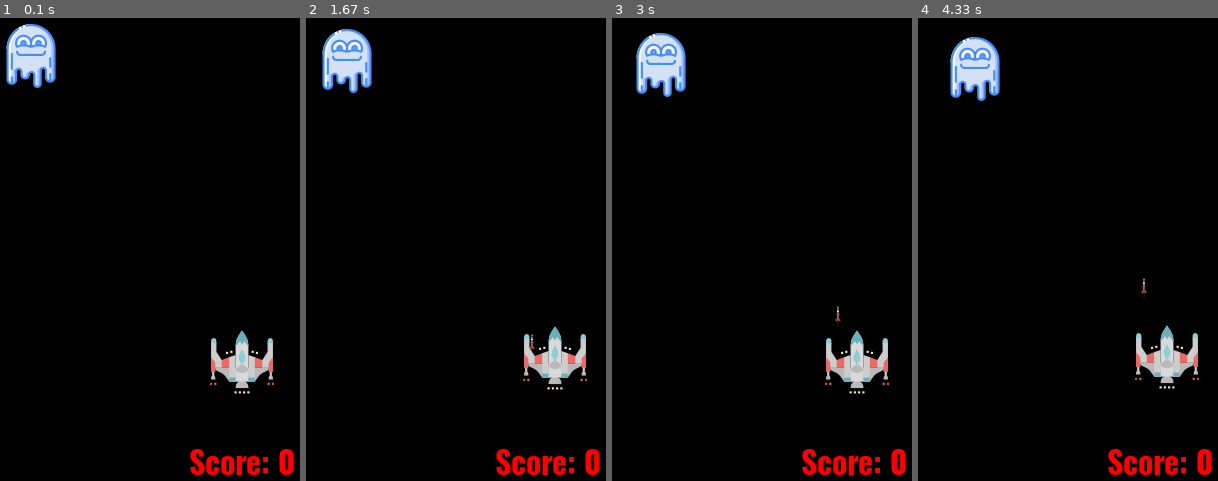
Above: before the commit, frames 1-4 (left to right).
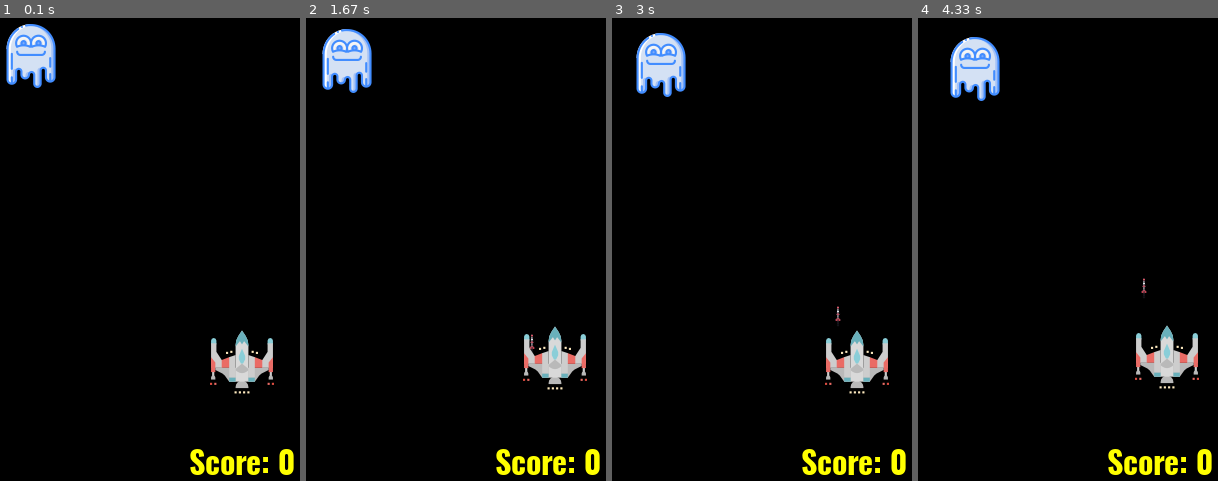
Above: after the commit, the same moments.

Repository: jiricodes/pygame_tests
Game: pygame game, started from space_invaders/space_invader.py
Two runs of this game, one before a commit and one after it. Both use one fixed random seed, a clock stepped at 60 frames per second and the inputs below.
Inputs:
- Up to frame 1 (0.1 s): no input
- Up to frame 2 (1.67 s): tap Space at 0.33, 0.73, 1.03, 1.23, 1.57 s; hold Right 0.67-1.13 s; hold Up 1.17-1.47 s; hold Right from 1.5 s (still down)
- Up to frame 3 (3 s): tap Space at 1.87, 2.07, 2.37, 2.63, 2.97 s; release Right at 1.97 s; hold Left 2-2.53 s; hold Down 2.57-2.87 s; hold Left from 2.9 s (still down)
- Up to frame 4 (4.33 s): tap Space at 3.27, 3.4, 3.8, 4.1 s; release Left at 3.3 s; hold Up 3.33-3.7 s; hold Right from 3.73 s (still down)

The runs differ from the first frame. In frame 1, 1.0% of the frame differs, in the area x 63-98%, y 93-99%; in frame 2, 1.0%; in frame 3, 1.0%; in frame 4, 1.0%.

Commit message:
player enemy collision

Diff:
--- a/space_invaders/space_invader.py
+++ b/space_invaders/space_invader.py
@@ -9,6 +9,11 @@
 
 def get_distance(p1, p2):
 	return ((p2[0] - p1[0]) ** 2 + (p2[1] - p1[1]) ** 2) ** 0.5
+
+class Game():
+	def __init__(self):
+		self.on = True
+		self.over = False
 
 class Player():
 	def __init__(self, win_width, win_height):
@@ -120,7 +125,7 @@
 		if self.y < -12:
 			self.active = False
 
-
+game = Game()
 monster = Enemy()
 proj = Projectile()
 player = Player(win_width, win_height)
@@ -128,12 +133,10 @@
 #scoreboard
 font = pg.font.Font('font1.ttf', 32)
 
-
-play = True
-while play:
+while game.on:
 	for event in pg.event.get():
 		if event.type == pg.QUIT:
-			play = False
+			game.on = False
 		if event.type == pg.KEYDOWN:
 			if event.key == pg.K_LEFT:
 				player.x_spd = -player.speed
@@ -166,7 +169,12 @@
 	player.move()
 
 	#Score
-	text = font.render(f"Score: {player.score}", True, (255, 0, 0))
+	if get_distance((monster.x + 32, monster.y + 32), (player.x + 32, player.y + 32)) < 60:
+		game.over = True
+	if game.over:
+		text = font.render("GAME OVER", True, (255, 0, 0))
+	else:
+		text = font.render(f"Score: {player.score}", True, (255, 255, 0))
 	textrec = text.get_rect()
 	textrec.center = (int(win_width / 2), int(win_height - 32))
 	root.blit(text, textrec)
